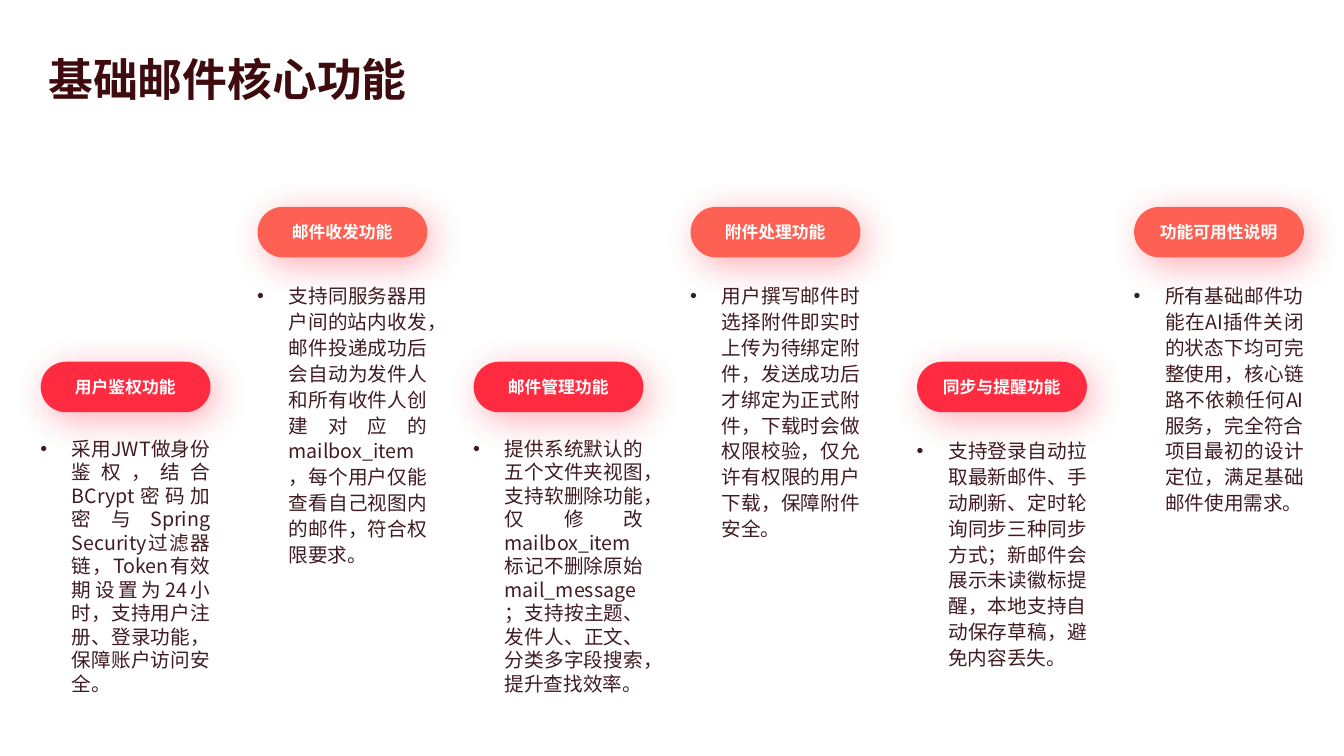
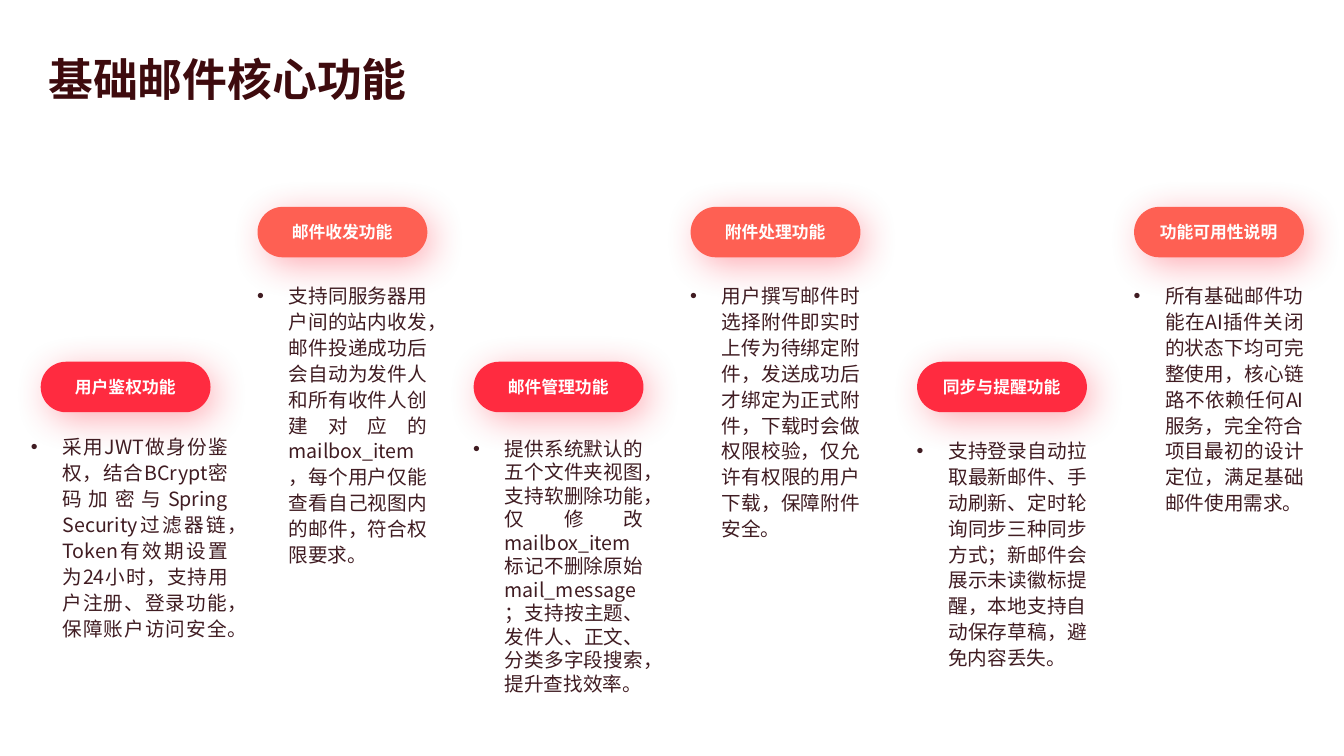
Before and after one commit to Si-xiyu/S-mail, a slide deck: slide 15 of doc/pre/最终版.pptx. Drawn at 1344x756 pixels with LibreOffice and Linux fonts; fonts in the diff are those of the drawing. Boxes give left, top, right and bottom in pixels: in the first picture for what was removed or moved away, otherwise in the second. Text is boxed around its words. In the diff, an @@ line names an element or a change of style, - is before the commit and + after.

```diff
--- a/doc/pre/最终版.pptx
+++ b/doc/pre/最终版.pptx
@@ text "采用JWT做身份鉴权，结合BCrypt密码加密与Spring Security过滤器链，Token有效期设置为24小时， ..." moved from (x1=72, y1=439, x2=211, y2=692) to (x1=63, y1=437, x2=248, y2=638) @@
@@ text "采用JWT做身份鉴权，结合BCrypt密码加密与Spring Security过滤器链，Token有效期设置为24小时， ..." at (x1=63, y1=437, x2=248, y2=638): line spacing 1 to 1.1 @@
```
Also in this commit, not shown: 4 other slides changed, 5 slides added, 7 slides removed, 2 other files.
